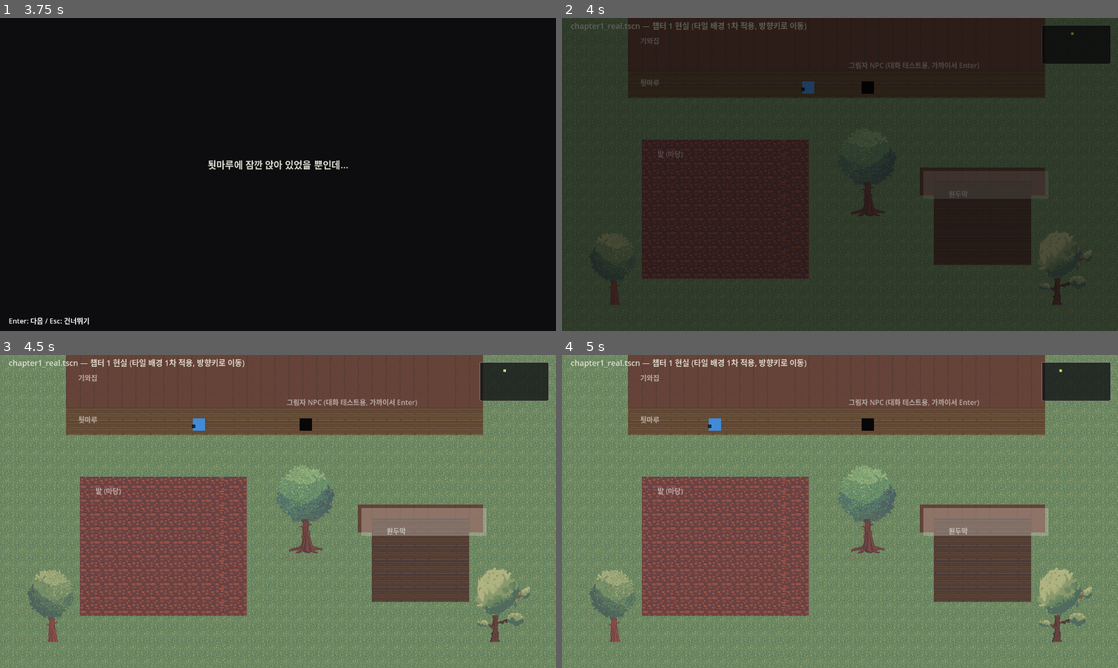
Above: before the commit, frames 1-4 (two rows, left to right).
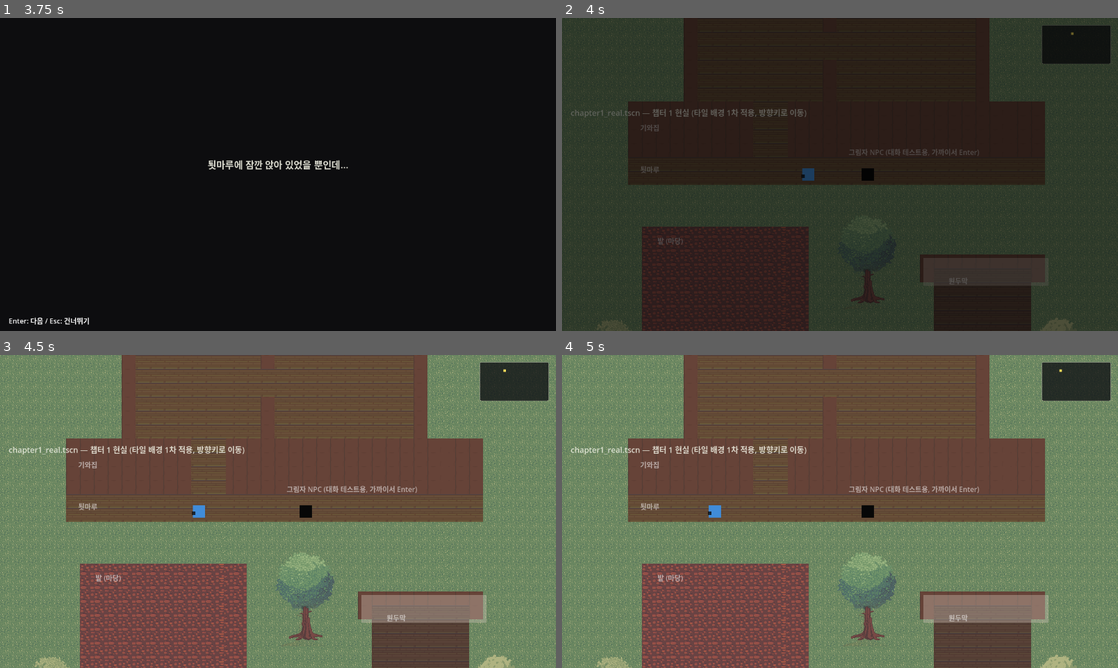
Above: after the commit, the same moments.

Repository: YGseok/ProjectS
Game: Godot game, scene res://scenes/chapter1_intro.tscn
The game is run twice, just before and just after one commit, with the same random seed, the same clock (stepped at 60 frames per second) and the same inputs.
Inputs (mouse positions are in pixels of both pictures, inside the frame that each line leads up to):
- Up to frame 1 (3.75 s): tap Enter (ui_accept) at 0.5, 0.77, 1.52, 2.75, 3.02 s; move the mouse to (400, 158) at 0.52 s; hold Right (ui_right) 0.53-1.28 s; tap 1 at 0.6, 2.85 s; click (400, 158) at 0.67 s; move the mouse to (166, 190) at 1.27 s; hold Down (ui_down) 1.28-2.03 s; tap 2 at 1.35, 3.6 s; move the mouse to (333, 105) at 2.02 s; hold Right (ui_right) 2.03-2.78 s; tap 3 at 2.1 s; move the mouse to (250, 237) at 2.77 s; hold Up (ui_up) 2.78-3.53 s; click (250, 237) at 2.92 s; move the mouse to (444, 221) at 3.52 s; hold Left (ui_left) from 3.53 s (still down)
- Up to frame 2 (4 s): keep holding Left (ui_left); tap Enter (ui_accept) at 3.77 s
- Up to frame 3 (4.5 s): keep holding Left (ui_left); move the mouse to (111, 464) at 4.27 s; tap 3 at 4.35 s
- Up to frame 4 (5 s): keep holding Left (ui_left); tap Enter (ui_accept) at 4.52 s

Frame 1 is identical in both runs. In frame 2, 33% of the frame differs, in the area x 0-100%, y 0-100%; in frame 3, 51%; in frame 4, 51%.

Commit message:
v0.23: 챕터 1 현실 맵 확장 - 기와집 내부 방 2개
레벨 디자인/내부 구조를 사람이 위임(2026-09-14). 기존 마당/툇마루/밭/
원두막 좌표는 전혀 안 건드리고, 툇마루 쪽 외벽에 문을 뚫어 "안방"/
"건넌방" 두 방을 추가(chapter1_real_background.gd 타일 채우기,
CollisionMap.blocked_rects 갱신). 맵이 화면보다 커진 첫 사례라
Camera2D.limit_top/player.gd play_area도 갱신 - 실제 창 캡처로
스크롤링이 처음으로 정상 작동함을 검증(스크립트/캡처는 검증 후 삭제).
신규 테스트 test_house_interior.gd(9개 어서션), test_movement_bounds.gd
카메라 limit 값 갱신. 방 안에는 가구 없음(순수 이동 공간). 꿈 씬에는
아직 미반영. 전체 26종 + QA 7개 씬 재통과.

Co-Authored-By: Claude Sonnet 5 <noreply@anthropic.com>

Diff:
--- a/scenes/chapter1_real.tscn
+++ b/scenes/chapter1_real.tscn
@@ -47,7 +47,7 @@
 
 [node name="CollisionMap" type="Node2D" parent="."]
 script = ExtResource("10_collision_map")
-blocked_rects = Array[Rect2]([Rect2(160, 0, 960, 128), Rect2(832, 352, 288, 64), Rect2(672, 448, 32, 32), Rect2(96, 640, 32, 32), Rect2(1120, 640, 32, 32)])
+blocked_rects = Array[Rect2]([Rect2(160, 0, 288, 128), Rect2(512, 0, 608, 128), Rect2(832, 352, 288, 64), Rect2(672, 448, 32, 32), Rect2(96, 640, 32, 32), Rect2(1120, 640, 32, 32), Rect2(288, -320, 704, 32), Rect2(288, -320, 32, 320), Rect2(960, -320, 32, 320), Rect2(608, -288, 32, 128), Rect2(608, -96, 32, 96)])
 
 [node name="OcclusionRevealManager" type="Node" parent="."]
 script = ExtResource("12_reveal_manager")
@@ -159,9 +159,26 @@
 text = "원두막"
 label_settings = SubResource("LabelSettings_zone")
 
+[node name="MainRoomLabel" type="Label" parent="."]
+offset_left = 340.0
+offset_top = -300.0
+offset_right = 560.0
+offset_bottom = -276.0
+text = "안방"
+label_settings = SubResource("LabelSettings_zone")
+
+[node name="GuestRoomLabel" type="Label" parent="."]
+offset_left = 680.0
+offset_top = -300.0
+offset_right = 900.0
+offset_bottom = -276.0
+text = "건넌방"
+label_settings = SubResource("LabelSettings_zone")
+
 [node name="Player" type="Node2D" parent="YSortObjects"]
 position = Vector2(608, 160)
 script = ExtResource("1_player")
+play_area = Rect2(0, -320, 1280, 1040)
 
 [node name="Sprite" type="ColorRect" parent="YSortObjects/Player"]
 offset_left = -14.0
@@ -180,7 +197,7 @@
 
 [node name="Camera2D" type="Camera2D" parent="YSortObjects/Player"]
 limit_left = 0
-limit_top = 0
+limit_top = -320
 limit_right = 1280
 limit_bottom = 720
 
--- a/scripts/chapter1_real_background.gd
+++ b/scripts/chapter1_real_background.gd
@@ -19,8 +19,11 @@
 const WALL := Vector2i(2, 10)
 
 func _ready() -> void:
-	# 마당(잔디) 전체
-	_fill_rect(0, 40, 0, 23, 1, GRASS)
+	# 마당(잔디) 전체 — 2026-09-14 맵 확장으로 기와집 내부(행 -10~-1)
+	# 위쪽도 카메라가 스크롤해서 보이므로, 그 범위까지 잔디 바탕을
+	# 먼저 깔아둔다(안 그러면 방 바깥쪽이 빈 채로 보임). 방/벽은 아래에서
+	# 그 위에 덧그린다.
+	_fill_rect(0, 40, -10, 23, 1, GRASS)
 
 	# 기와집 벽 (x160-1120, y0-128 -> col5-34, row0-3)
 	_fill_rect(5, 35, 0, 4, 0, WALL)
@@ -38,6 +41,24 @@
 	# 원두막 바닥 (x864-1088, y384-576 -> col27-33, row12-17)
 	_fill_rect(27, 34, 12, 18, 1, WOOD_MED)
 
+	# --- 기와집 내부 (2026-09-14 맵 확장, DESIGN.md §8.3) ---
+	# 안방 출입문 (x448-511, y0-128 -> col14-15, row0-3) — 외벽을 뚫어서
+	# 마당에서 안방으로 들어갈 수 있게 한다.
+	_fill_rect(14, 16, 0, 4, 1, WOOD_LIGHT)
+
+	# 내부 바닥(안방+건넌방, col9-30, row-9~-1 -> x288-991, y-288~-1)
+	_fill_rect(9, 30, -9, 0, 1, WOOD_LIGHT)
+
+	# 북쪽/서쪽/동쪽 외벽
+	_fill_rect(9, 31, -10, -9, 0, WALL)
+	_fill_rect(9, 10, -10, 0, 0, WALL)
+	_fill_rect(30, 31, -10, 0, 0, WALL)
+
+	# 안방-건넌방 사이 벽(col19, x608-639) — 중간 2칸(row-5,-4)만 뚫어서
+	# 건넌방으로 넘어가는 문으로 남긴다.
+	_fill_rect(19, 20, -9, -5, 0, WALL)
+	_fill_rect(19, 20, -3, 0, 0, WALL)
+
 
 func _fill_rect(c0: int, c1: int, r0: int, r1: int, source_id: int, atlas: Vector2i) -> void:
 	for c in range(c0, c1):
--- /dev/null
+++ b/tests/test_house_interior.gd
@@ -0,0 +1,108 @@
+extends SceneTree
+## 자동 상호작용 테스트 — 챕터 1 현실 맵 확장(2026-09-14, DESIGN.md §8.3
+## "레벨 디자인 및 내부 구조는 임의로 일임한다")으로 새로 생긴 기와집
+## 내부(안방+건넌방)가 실제로 걸어서 도달 가능한지, 벽이 제대로 막고
+## 있는지, 안방-건넌방 사이 문(칸 하나만 뚫려 있음)이 정확한 자리에만
+## 있는지 검증한다.
+##
+## 좌표 참고(chapter1_real_background.gd): 안방 출입문 col14-15(x448-511),
+## 내부 바닥 col9-29/row-9~-1, 안방-건넌방 사이 벽 col19(x608-639) —
+## row-5,-4(y-160,-128)만 뚫려 있음.
+##
+## 실행: godot4 --headless --script res://tests/test_house_interior.gd --path <project>
+
+var _player: Node2D
+var _all_passed := true
+
+func _initialize() -> void:
+	change_scene_to_file("res://scenes/chapter1_real.tscn")
+	await process_frame
+	await process_frame
+
+	_player = get_first_node_in_group("player")
+	_assert(_player != null, "player 그룹 노드를 찾음")
+	if _player == null:
+		_finish()
+		return
+
+	# 스폰(608,160)에서 왼쪽 5칸 -> 출입문 자리(448,160).
+	for i in range(5):
+		await _move_one_tile("ui_left")
+	_assert(_player.position.is_equal_approx(Vector2(448, 160)),
+		"출입문 앞(448,160)까지 정상 이동, 실제: %s" % [_player.position])
+
+	# 문을 통해 안방 안쪽까지(row-5, y=-160) 위로 10칸.
+	for i in range(10):
+		await _move_one_tile("ui_up")
+	_assert(_player.position.is_equal_approx(Vector2(448, -160)),
+		"출입문을 통해 안방 안쪽까지 정상 이동, 실제: %s" % [_player.position])
+
+	# 안방-건넌방 사이 문(row-5)을 통해 건넌방까지 오른쪽 7칸 -> (672,-160).
+	for i in range(7):
+		await _move_one_tile("ui_right")
+	_assert(_player.position.is_equal_approx(Vector2(672, -160)),
+		"안방-건넌방 사이 문을 통해 건넌방까지 정상 이동, 실제: %s" % [_player.position])
+
+	# --- 벽이 실제로 막는지 확인 ---
+	# 안방으로 돌아가 북쪽 벽(row-9, y=-288)까지 간 뒤 한 칸 더 위로
+	# 가려 하면 막혀야 한다.
+	for i in range(7):
+		await _move_one_tile("ui_left")
+	for i in range(4):
+		await _move_one_tile("ui_up")
+	_assert(_player.position.is_equal_approx(Vector2(448, -288)),
+		"안방 북쪽 벽 앞(448,-288)까지 정상 이동, 실제: %s" % [_player.position])
+	await _move_one_tile("ui_up")
+	_assert(_player.position.is_equal_approx(Vector2(448, -288)),
+		"북쪽 벽으로는 더 못 들어가고 그대로임, 실제: %s" % [_player.position])
+
+	# 안방-건넌방 사이 벽은 문(row-5,-4) 말고 다른 자리(row-8)에서는 막혀야
+	# 한다 — (576,-256)까지 이동한 뒤 오른쪽(608,-256 벽)으로 못 가는지 확인.
+	await _move_one_tile("ui_down")
+	_assert(_player.position.is_equal_approx(Vector2(448, -256)),
+		"row-8 줄로 한 칸 내려옴, 실제: %s" % [_player.position])
+	for i in range(4):
+		await _move_one_tile("ui_right")
+	_assert(_player.position.is_equal_approx(Vector2(576, -256)),
+		"벽 바로 앞(576,-256)까지 정상 이동, 실제: %s" % [_player.position])
+	await _move_one_tile("ui_right")
+	_assert(_player.position.is_equal_approx(Vector2(576, -256)),
+		"문이 없는 자리(row-8)에서는 안방-건넌방 사이 벽에 막혀 그대로임, 실제: %s" % [_player.position])
+
+	_finish()
+
+
+func _move_one_tile(action: String) -> void:
+	var press := InputEventAction.new()
+	press.action = action
+	press.pressed = true
+	Input.parse_input_event(press)
+	var start_guard := 0
+	while not _player._moving and start_guard < 10:
+		await process_frame
+		start_guard += 1
+	var release := InputEventAction.new()
+	release.action = action
+	release.pressed = false
+	Input.parse_input_event(release)
+	var move_guard := 0
+	while _player._moving and move_guard < 60:
+		await process_frame
+		move_guard += 1
+
+
+func _assert(condition: bool, description: String) -> void:
+	if condition:
+		print("[TEST] PASS - %s" % description)
+	else:
+		printerr("[TEST] FAIL - %s" % description)
+		_all_passed = false
+
+
+func _finish() -> void:
+	if _all_passed:
+		print("[TEST] ALL PASSED")
+		quit(0)
+	else:
+		printerr("[TEST] SOME FAILED")
+		quit(1)
--- a/tests/test_movement_bounds.gd
+++ b/tests/test_movement_bounds.gd
@@ -28,18 +28,16 @@
 		_finish()
 		return
 
-	# 카메라 limit_*가 play_area(현재는 화면 전체, 0,0,1280,720)와 정확히
-	# 같아야 한다 — 뷰포트 크기와 limit 크기가 같으면 카메라가 움직일
-	# 여지가 없어서(항상 중앙에 고정) 지금은 시각적으로 아무 변화가
-	# 없지만, 나중에 맵이 화면보다 커지면(사람 피드백, 2026-09-08 —
-	# "맵이 과하게 넓으면 스크롤링") 이 limit이 실제 맵 경계 역할을 하게
-	# 된다. 값이 실수로 어긋나면 이 테스트가 잡아낸다.
+	# 카메라 limit_*가 play_area와 정확히 같아야 한다. 2026-09-14 맵 확장
+	# (기와집 내부 방 2개, DESIGN.md §8.3)으로 맵이 처음으로 화면
+	# (1280x720)보다 커졌다 — 위쪽으로 320px 늘어나서 limit_top이 -320.
+	# 값이 실수로 어긋나면 이 테스트가 잡아낸다.
 	var camera: Camera2D = _player.get_node("Camera2D")
 	_assert(camera != null, "플레이어에 Camera2D가 있음")
 	if camera:
-		_assert(camera.limit_left == 0 and camera.limit_top == 0 and
+		_assert(camera.limit_left == 0 and camera.limit_top == -320 and
 				camera.limit_right == 1280 and camera.limit_bottom == 720,
-			"카메라 limit이 play_area(0,0,1280,720)와 일치, 실제: (%d,%d,%d,%d)" %
+			"카메라 limit이 play_area(0,-320,1280,1040)와 일치, 실제: (%d,%d,%d,%d)" %
 				[camera.limit_left, camera.limit_top, camera.limit_right, camera.limit_bottom])
 
 	# 콜리전 없는 줄(y=192)로 한 칸 내려간 뒤, 왼쪽으로 19칸(608/32)
Not shown, added: tests/test_house_interior.gd.uid
Not shown, changed: docs/CHANGELOG.md
Not shown, changed: docs/DESIGN.md
Not shown, changed: docs/STATUS.md
Not shown, changed: docs/feedback/INBOX.md
